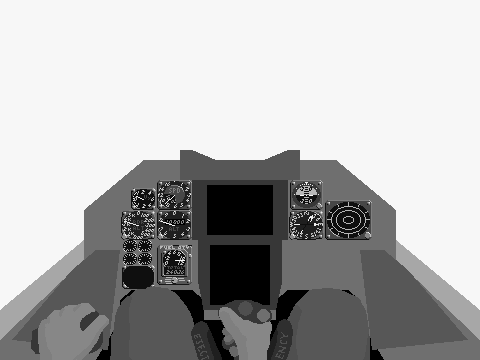
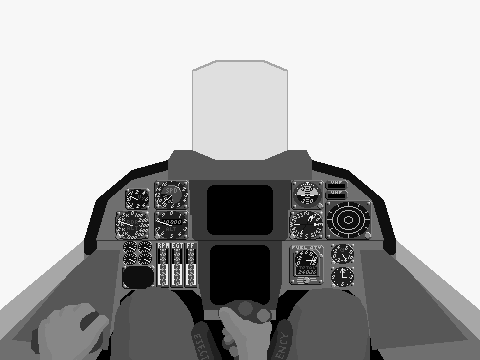
Layer changes from the first 480 x 360 image to the second:
added layer "F14_Hood" above "F14_Frgr" over [84, 60, 396, 255]
painted on "F14_Frgr" over [118, 182, 347, 285]
painted on "F14_Bkgr" over [96, 180, 384, 305]
painted on "F14_Frame" over [84, 150, 396, 238]
